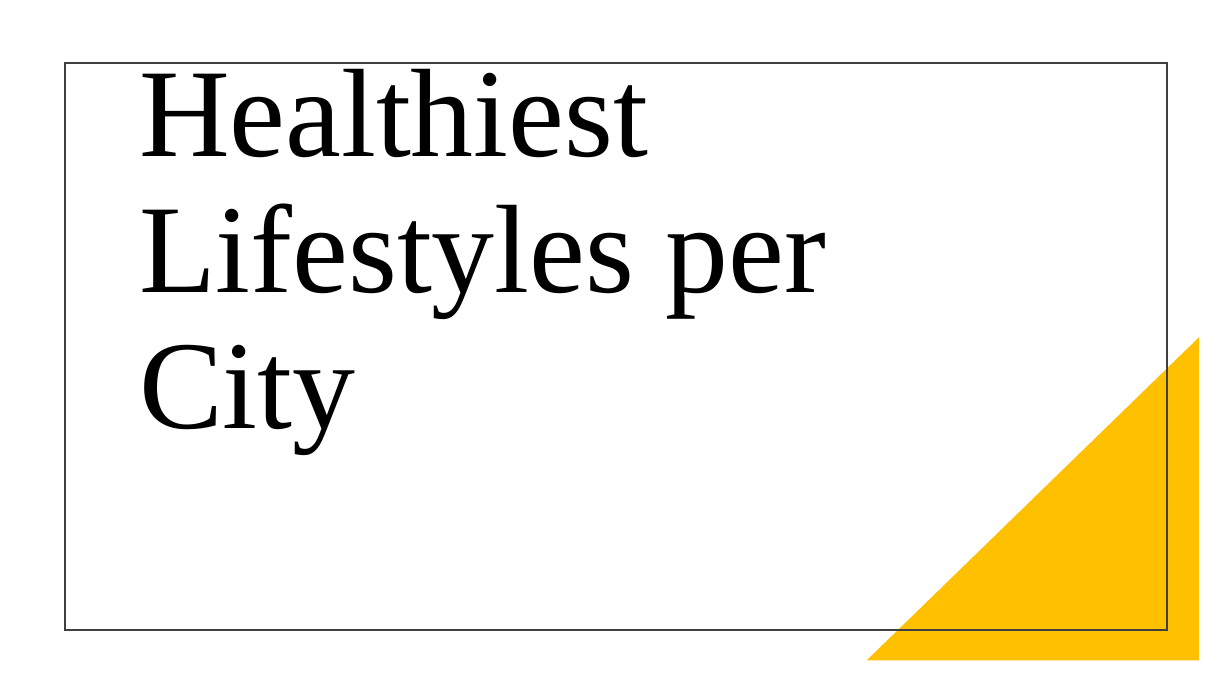
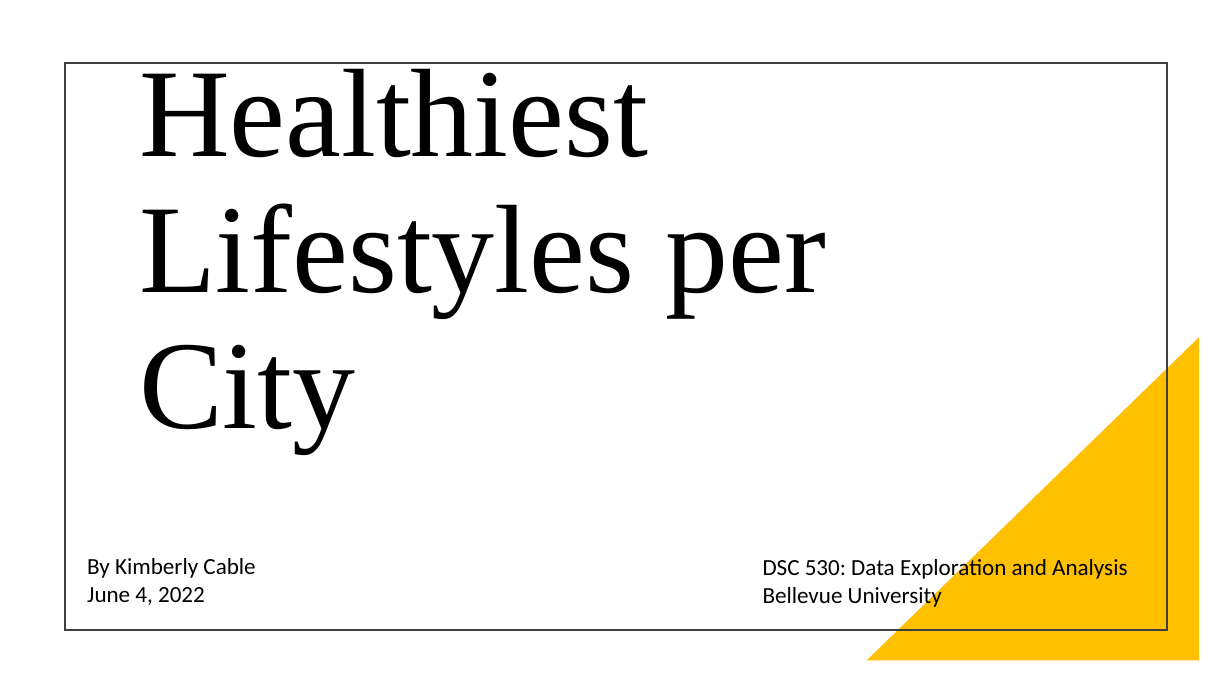
Before and after one commit to catie-williams/bu-dsc, a slide deck: slide 1 of DSC530/Healthiest City/Healthy Lifestyles.pptx. Drawn at 1232x693 pixels with LibreOffice and Linux fonts; fonts in the diff are those of the drawing. Boxes give left, top, right and bottom in pixels: in the first picture for what was removed or moved away, otherwise in the second. Text is boxed around its words. In the diff, an @@ line names an element or a change of style, - is before the commit and + after.

Commit message:
week 12 update

```diff
--- a/DSC530/Healthiest City/Healthy Lifestyles.pptx
+++ b/DSC530/Healthiest City/Healthy Lifestyles.pptx
@@ text added at bbox=[87, 558, 255, 605], 18 pt, text #000000 @@
+By Kimberly Cable
+June 4, 2022
@@ text added at bbox=[763, 556, 1127, 609], 18 pt, text #000000 @@
+DSC 530: Data Exploration and Analysis
+Bellevue University
```
